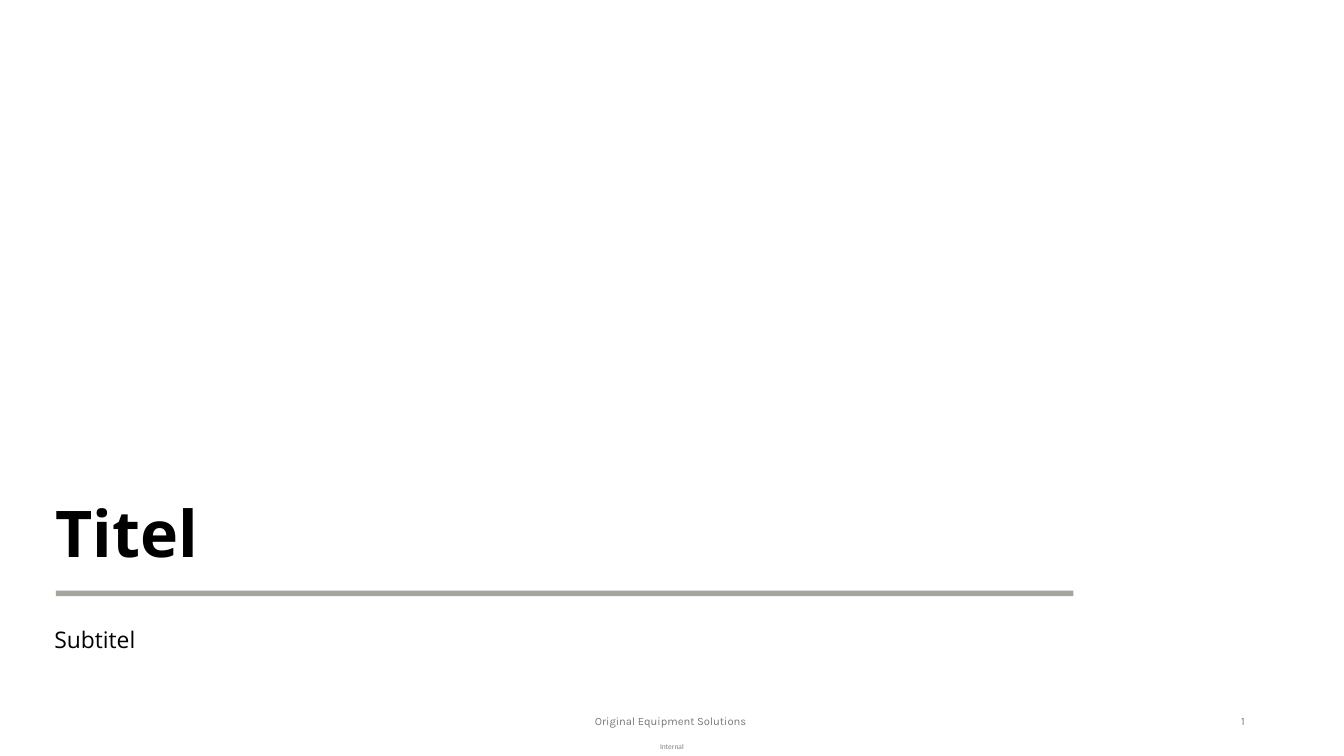
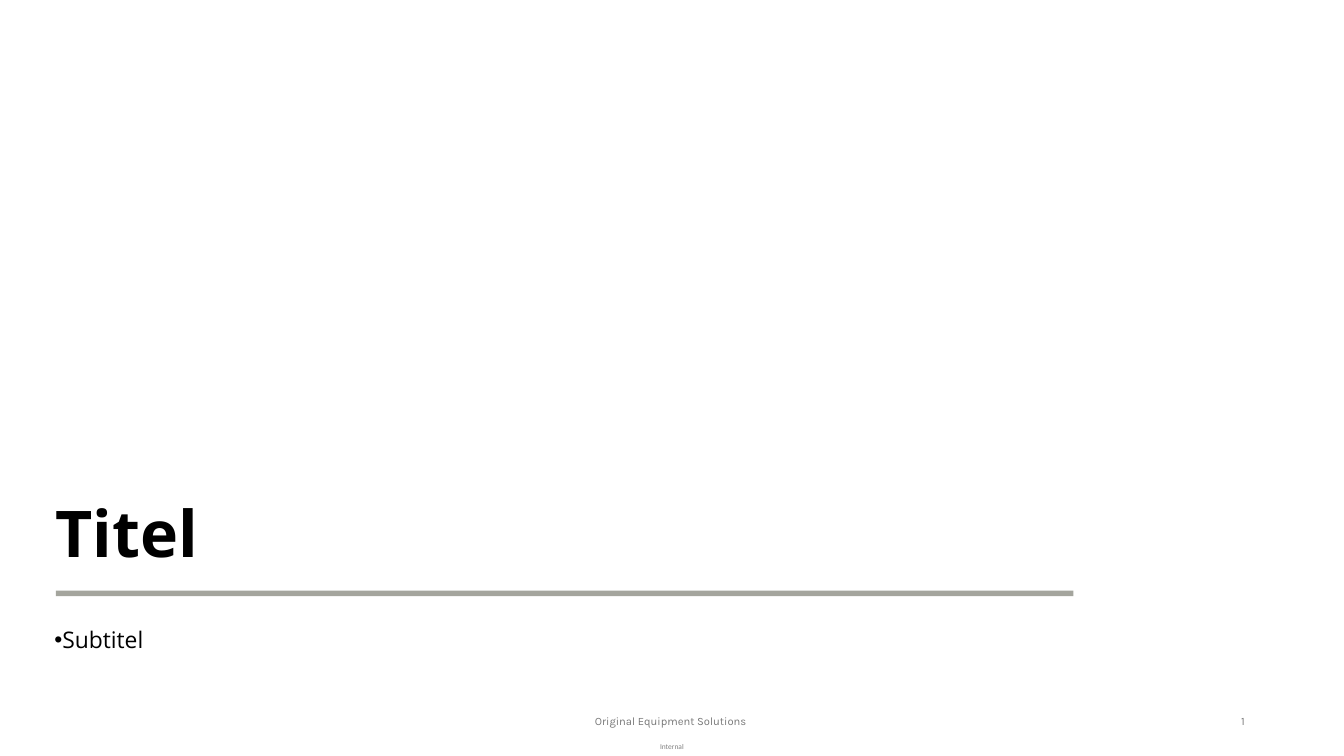
Before and after one commit to jakobgabriel/ppt-transformer, a slide deck: slide 1 of template/Template_Transitionsphase_OESL_fixed.pptx. Drawn at 1344x756 pixels with LibreOffice and Linux fonts; fonts in the diff are those of the drawing; background and template pictures are left out. Boxes give left, top, right and bottom in pixels: in the first picture for what was removed or moved away, otherwise in the second. Text is boxed around its words. In the diff, an @@ line names an element or a change of style, - is before the commit and + after.

```diff
--- a/template/Template_Transitionsphase_OESL_fixed.pptx
+++ b/template/Template_Transitionsphase_OESL_fixed.pptx
@@ subtitle "Subtitel" at box(62, 630, 143, 649): bullet none to •; more space between paragraphs @@
```
Also in this commit, not shown: 3 other slides changed, 1 other file.
